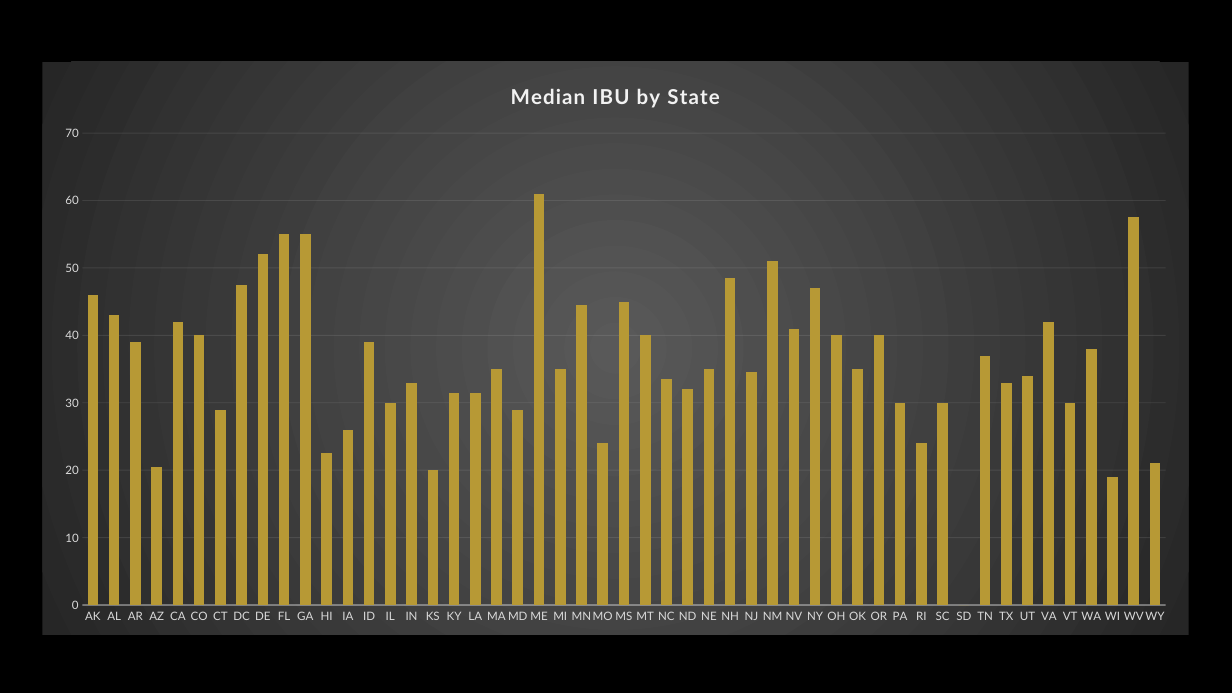
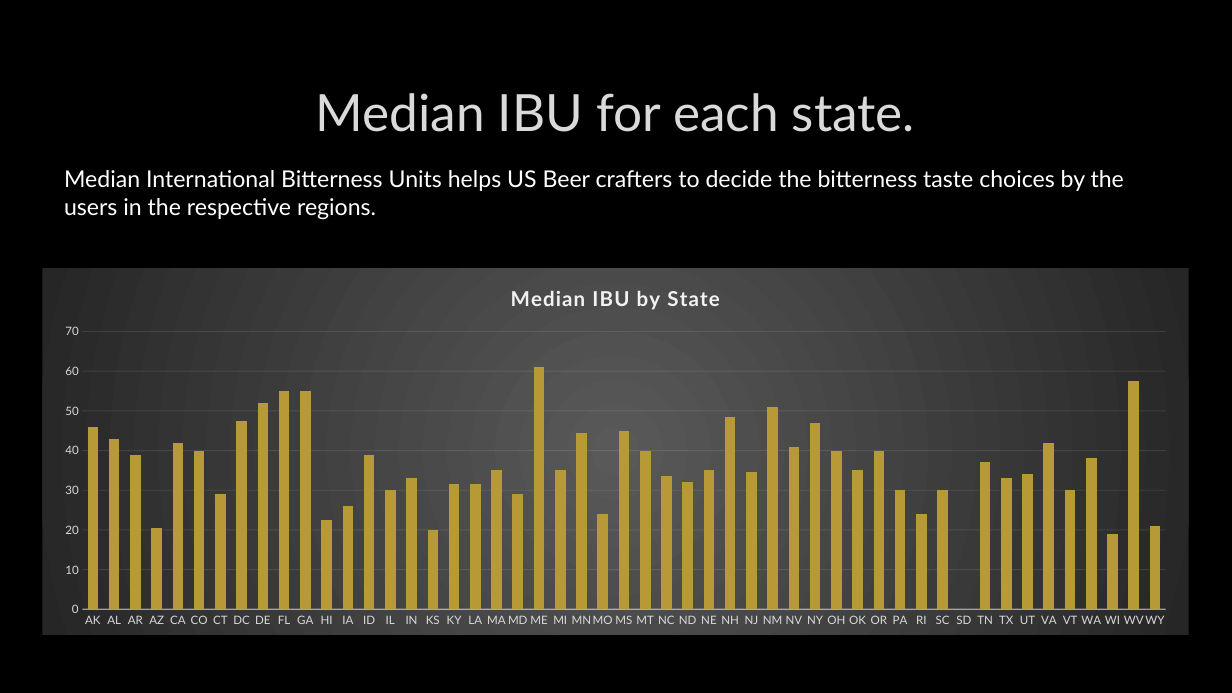
Before and after one commit to HammerLynch/MSDS6306_Case_Study_1, a slide deck: slide 10 of Presentation/Case_Study_Beers_FINAL.pptx. Drawn at 1232x693 pixels with LibreOffice and Linux fonts; fonts in the diff are those of the drawing; background and template pictures are left out. Boxes give left, top, right and bottom in pixels: in the first picture for what was removed or moved away, otherwise in the second. Text is boxed around its words. In the diff, an @@ line names an element or a change of style, - is before the commit and + after.

```diff
--- a/Presentation/Case_Study_Beers_FINAL.pptx
+++ b/Presentation/Case_Study_Beers_FINAL.pptx
@@ title at <box>316,93,915,132</box>: text changed @@
-Median ABV for each state.
+Median IBU for each state.
@@ text added at <box>64,170,1124,220</box>, 18 pt, text #FFFFFF @@
+Median International Bitterness Units helps US Beer crafters to decide the bitterness taste choices by the users in the respective regions.
@@ column chart: place and size @@
-column chart at <box>43,62,1189,635</box>
+column chart at <box>43,268,1189,635</box>
```
Also in this commit, not shown: 3 other slides changed, 6 other files.
